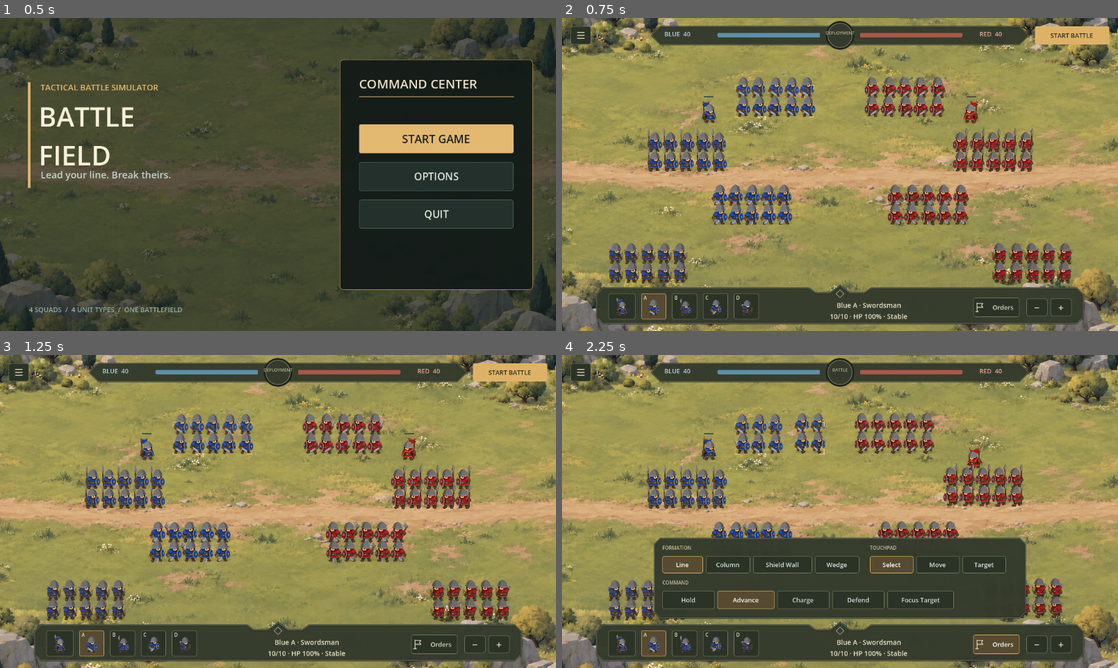
Above: before the commit, frames 1-4 (two rows, left to right).
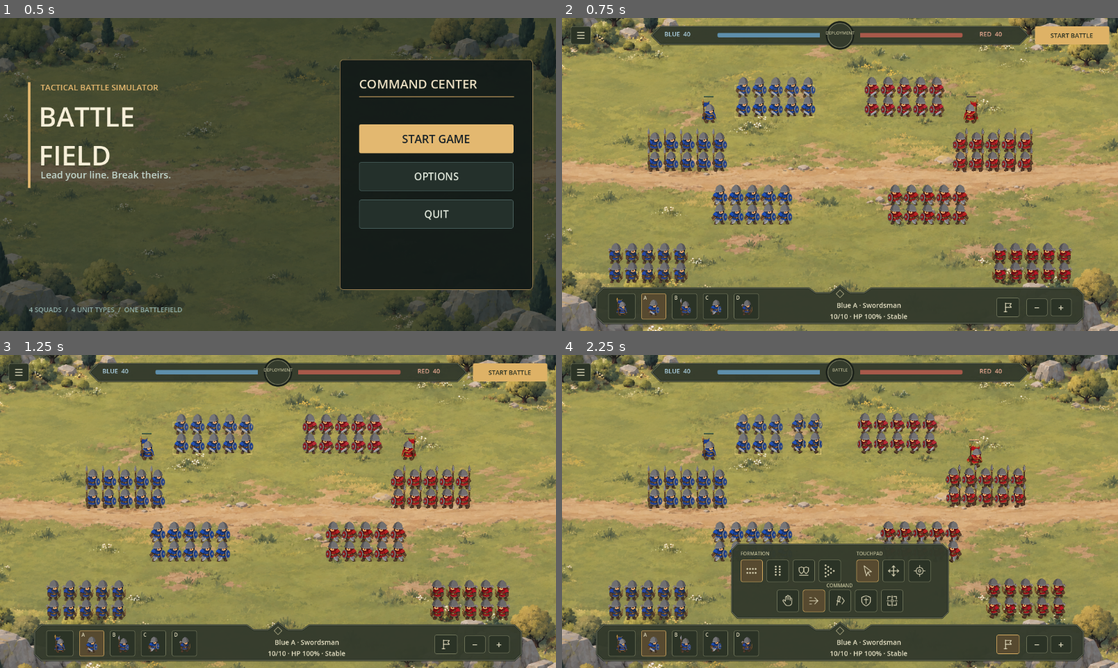
Above: after the commit, the same moments.

Repository: Pence420/RTS_GAME
Game: Godot game, scene res://scenes/main_menu.tscn
Same seed, same stepped clock (60 frames per second), same inputs: the game is played once before the commit and once after it.
Inputs (mouse positions are in pixels of both pictures, inside the frame that each line leads up to; where the layout moved, square brackets give the same spot in the first picture):
- Up to frame 1 (0.5 s): no input
- Up to frame 2 (0.75 s): click "START GAME" at 0.5 s
- Up to frame 3 (1.25 s): no input
- Up to frame 4 (2.25 s): click (1006, 642) [995, 642] at 1.25 s; click "START BATTLE" at 2 s

Frame 1 is identical in both runs. In frame 2, 1.8% of the frame differs, in the area x 9-92%, y 18-96%; in frame 3, 3.1%; in frame 4, 17%, in the area x 8-91%, y 18-96%.

Commit message:
Calm unit idle motion and replace order labels with icons
Idle atlas poses shifted boots and weapons at five frames per second.
Hold the clean pose and apply subtle breathing around a fixed boot anchor.
Drive walking and facing from velocity, vary cadence with movement speed,
accelerate from rest, and cap the final step to prevent destination jitter.

Let explicit moves disengage from combat, cancel stale attack visuals,
continue cooldowns while moving, and retain valid targets to avoid chase
reversals when enemy distances change slightly.

Replace formation, command, and pointer labels with 12 distinct native
SVG icons, named tooltips, and 46-pixel click targets in a compact tray.

Validation: 20 Godot smoke/stress tests passed, including idle anchor,
10 Hz arrival, disengagement, target retention, and icon interaction.
Inspected idle, walking, arrival, and icon tray renders at laptop and large
window sizes.

Diff:
--- /dev/null
+++ b/strategy-game/assets/ui/orders/advance.svg
@@ -0,0 +1 @@
+<svg xmlns="http://www.w3.org/2000/svg" width="32" height="32" viewBox="0 0 32 32"><g fill="none" stroke="#ded8b9" stroke-width="1.8" stroke-linecap="round" stroke-linejoin="round"><path d="M5 16h21m-8-8 8 8-8 8M5 8h5M5 24h5"/></g></svg>
--- /dev/null
+++ b/strategy-game/assets/ui/orders/charge.svg
@@ -0,0 +1 @@
+<svg xmlns="http://www.w3.org/2000/svg" width="32" height="32" viewBox="0 0 32 32"><g fill="none" stroke="#ded8b9" stroke-width="1.8" stroke-linecap="round" stroke-linejoin="round"><path d="m12 4 5 2-3 12-4-1zM8 16l9 3m-7-1-2 9M21 8l6 8-6 8"/></g></svg>
--- /dev/null
+++ b/strategy-game/assets/ui/orders/column.svg
@@ -0,0 +1 @@
+<svg xmlns="http://www.w3.org/2000/svg" width="32" height="32" viewBox="0 0 32 32"><g fill="none" stroke="#ded8b9" stroke-width="1.8" stroke-linecap="round" stroke-linejoin="round"><g fill="#ded8b9" stroke="none"><circle cx="11" cy="5" r="2.2"/><circle cx="21" cy="5" r="2.2"/><circle cx="11" cy="12" r="2.2"/><circle cx="21" cy="12" r="2.2"/><circle cx="11" cy="19" r="2.2"/><circle cx="21" cy="19" r="2.2"/><circle cx="11" cy="26" r="2.2"/><circle cx="21" cy="26" r="2.2"/></g></g></svg>
--- /dev/null
+++ b/strategy-game/assets/ui/orders/defend.svg
@@ -0,0 +1 @@
+<svg xmlns="http://www.w3.org/2000/svg" width="32" height="32" viewBox="0 0 32 32"><g fill="none" stroke="#ded8b9" stroke-width="1.8" stroke-linecap="round" stroke-linejoin="round"><path d="m16 3 11 4v9c0 6-5 10-11 13C10 26 5 22 5 16V7zM16 8v15M11 13h10"/></g></svg>
--- /dev/null
+++ b/strategy-game/assets/ui/orders/focus.svg
@@ -0,0 +1 @@
+<svg xmlns="http://www.w3.org/2000/svg" width="32" height="32" viewBox="0 0 32 32"><g fill="none" stroke="#ded8b9" stroke-width="1.8" stroke-linecap="round" stroke-linejoin="round"><path d="M5 12V5h7m8 0h7v7m0 8v7h-7m-8 0H5v-7M3 16h7m12 0h7M16 3v7m0 12v7"/><circle cx="16" cy="16" r="3"/></g></svg>
--- /dev/null
+++ b/strategy-game/assets/ui/orders/hold.svg
@@ -0,0 +1 @@
+<svg xmlns="http://www.w3.org/2000/svg" width="32" height="32" viewBox="0 0 32 32"><g fill="none" stroke="#ded8b9" stroke-width="1.8" stroke-linecap="round" stroke-linejoin="round"><path d="M10 15V7a2 2 0 0 1 4 0v6-9a2 2 0 0 1 4 0v9-7a2 2 0 0 1 4 0v9-4a2 2 0 0 1 4 0v9c0 5-3 8-8 8h-3c-3 0-5-2-7-5l-4-6a2 2 0 0 1 3-3l3 3z"/></g></svg>
--- /dev/null
+++ b/strategy-game/assets/ui/orders/line.svg
@@ -0,0 +1 @@
+<svg xmlns="http://www.w3.org/2000/svg" width="32" height="32" viewBox="0 0 32 32"><g fill="none" stroke="#ded8b9" stroke-width="1.8" stroke-linecap="round" stroke-linejoin="round"><g fill="#ded8b9" stroke="none"><circle cx="5" cy="11" r="2.2"/><circle cx="12" cy="11" r="2.2"/><circle cx="19" cy="11" r="2.2"/><circle cx="26" cy="11" r="2.2"/><circle cx="5" cy="21" r="2.2"/><circle cx="12" cy="21" r="2.2"/><circle cx="19" cy="21" r="2.2"/><circle cx="26" cy="21" r="2.2"/></g></g></svg>
--- /dev/null
+++ b/strategy-game/assets/ui/orders/move.svg
@@ -0,0 +1 @@
+<svg xmlns="http://www.w3.org/2000/svg" width="32" height="32" viewBox="0 0 32 32"><g fill="none" stroke="#ded8b9" stroke-width="1.8" stroke-linecap="round" stroke-linejoin="round"><path d="M16 3v26M3 16h26m-17-9 4-4 4 4m-8 18 4 4 4-4M7 12l-4 4 4 4m18-8 4 4-4 4"/></g></svg>
--- /dev/null
+++ b/strategy-game/assets/ui/orders/select.svg
@@ -0,0 +1 @@
+<svg xmlns="http://www.w3.org/2000/svg" width="32" height="32" viewBox="0 0 32 32"><g fill="none" stroke="#ded8b9" stroke-width="1.8" stroke-linecap="round" stroke-linejoin="round"><path d="m7 3 19 15-9 1-4 10zM17 20l5 8"/></g></svg>
--- /dev/null
+++ b/strategy-game/assets/ui/orders/shield_wall.svg
@@ -0,0 +1 @@
+<svg xmlns="http://www.w3.org/2000/svg" width="32" height="32" viewBox="0 0 32 32"><g fill="none" stroke="#ded8b9" stroke-width="1.8" stroke-linecap="round" stroke-linejoin="round"><path d="m4 8 6-2 6 2v6c0 4-3 7-6 9-3-2-6-5-6-9zm12 0 6-2 6 2v6c0 4-3 7-6 9-3-2-6-5-6-9zM5 27h22"/></g></svg>
--- /dev/null
+++ b/strategy-game/assets/ui/orders/target.svg
@@ -0,0 +1 @@
+<svg xmlns="http://www.w3.org/2000/svg" width="32" height="32" viewBox="0 0 32 32"><g fill="none" stroke="#ded8b9" stroke-width="1.8" stroke-linecap="round" stroke-linejoin="round"><circle cx="16" cy="16" r="9"/><circle cx="16" cy="16" r="3"/><path d="M16 2v6m0 16v6M2 16h6m16 0h6"/></g></svg>
--- /dev/null
+++ b/strategy-game/assets/ui/orders/wedge.svg
@@ -0,0 +1 @@
+<svg xmlns="http://www.w3.org/2000/svg" width="32" height="32" viewBox="0 0 32 32"><g fill="none" stroke="#ded8b9" stroke-width="1.8" stroke-linecap="round" stroke-linejoin="round"><g fill="#ded8b9" stroke="none"><circle cx="26" cy="16" r="2.2"/><circle cx="19" cy="11" r="2.2"/><circle cx="19" cy="21" r="2.2"/><circle cx="12" cy="6" r="2.2"/><circle cx="12" cy="16" r="2.2"/><circle cx="12" cy="26" r="2.2"/><circle cx="5" cy="2" r="2.2"/><circle cx="5" cy="11" r="2.2"/><circle cx="5" cy="21" r="2.2"/><circle cx="5" cy="30" r="2.2"/></g></g></svg>
--- a/strategy-game/scenes/battle.tscn
+++ b/strategy-game/scenes/battle.tscn
@@ -338,7 +338,7 @@
 anchor_right = 0.5
 anchor_top = 1.0
 anchor_bottom = 1.0
-offset_left = 276.0
+offset_left = 324.0
 offset_top = -69.0
 offset_right = 372.0
 offset_bottom = -29.0
@@ -351,9 +351,11 @@
 theme_override_styles/hover_pressed = SubResource("StyleBoxFlat_button_pressed")
 theme_override_styles/disabled = SubResource("StyleBoxFlat_button_disabled")
 toggle_mode = true
-text = "Orders"
+text = ""
 icon = ExtResource("8_orders_icon")
-tooltip_text = "Formations, combat orders, and touchpad actions"
+tooltip_text = "Orders · Formations, combat commands, and touchpad actions"
+
+icon_alignment = 1
 
 [node name="ZoomButtons" type="HBoxContainer" parent="CanvasLayer"]
 anchor_left = 0.5
@@ -397,9 +399,9 @@
 anchor_right = 0.5
 anchor_top = 1.0
 anchor_bottom = 1.0
-offset_left = -384.0
-offset_top = -268.0
-offset_right = 384.0
+offset_left = -224.0
+offset_top = -256.0
+offset_right = 224.0
 offset_bottom = -104.0
 visible = false
 script = ExtResource("6_frame")
@@ -410,10 +412,10 @@
 anchor_right = 0.5
 anchor_top = 1.0
 anchor_bottom = 1.0
-offset_left = -368.0
-offset_top = -256.0
-offset_right = 48.0
-offset_bottom = -238.0
+offset_left = -206.0
+offset_top = -244.0
+offset_right = 2.0
+offset_bottom = -228.0
 mouse_filter = 2
 theme_override_colors/font_color = Color(0.76, 0.75, 0.6, 1)
 theme_override_font_sizes/font_size = 10
@@ -424,10 +426,10 @@
 anchor_right = 0.5
 anchor_top = 1.0
 anchor_bottom = 1.0
-offset_left = 62.0
-offset_top = -256.0
-offset_right = 368.0
-offset_bottom = -238.0
+offset_left = 34.0
+offset_top = -244.0
+offset_right = 206.0
+offset_bottom = -228.0
 mouse_filter = 2
 theme_override_colors/font_color = Color(0.76, 0.75, 0.6, 1)
 theme_override_font_sizes/font_size = 10
@@ -438,25 +440,27 @@
 anchor_right = 0.5
 anchor_top = 1.0
 anchor_bottom = 1.0
-offset_left = -368.0
-offset_top = -184.0
-offset_right = 368.0
+offset_left = -206.0
+offset_top = -178.0
+offset_right = 206.0
 offset_bottom = -166.0
 mouse_filter = 2
 theme_override_colors/font_color = Color(0.76, 0.75, 0.6, 1)
 theme_override_font_sizes/font_size = 10
 text = "COMMAND"
 
+horizontal_alignment = 1
+
 [node name="FormationButtons" type="HBoxContainer" parent="CanvasLayer"]
 anchor_left = 0.5
 anchor_right = 0.5
 anchor_top = 1.0
 anchor_bottom = 1.0
-offset_left = -368.0
-offset_top = -232.0
-offset_right = 48.0
-offset_bottom = -196.0
-theme_override_constants/separation = 6
+offset_left = -206.0
+offset_top = -224.0
+offset_right = 2.0
+offset_bottom = -178.0
+theme_override_constants/separation = 8
 
 [node name="Line" type="Button" parent="CanvasLayer/FormationButtons"]
 custom_minimum_size = Vector2(84, 36)
@@ -515,11 +519,11 @@
 anchor_right = 0.5
 anchor_top = 1.0
 anchor_bottom = 1.0
-offset_left = 62.0
-offset_top = -232.0
-offset_right = 368.0
-offset_bottom = -196.0
-theme_override_constants/separation = 6
+offset_left = 34.0
+offset_top = -224.0
+offset_right = 188.0
+offset_bottom = -178.0
+theme_override_constants/separation = 8
 
 [node name="Select" type="Button" parent="CanvasLayer/PointerButtons"]
 custom_minimum_size = Vector2(90, 36)
@@ -568,11 +572,11 @@
 anchor_right = 0.5
 anchor_top = 1.0
 anchor_bottom = 1.0
-offset_left = -368.0
-offset_top = -160.0
-offset_right = 368.0
-offset_bottom = -122.0
-theme_override_constants/separation = 6
+offset_left = -131.0
+offset_top = -162.0
+offset_right = 131.0
+offset_bottom = -116.0
+theme_override_constants/separation = 8
 
 [node name="Hold" type="Button" parent="CanvasLayer/CommandButtons"]
 custom_minimum_size = Vector2(108, 38)
--- a/strategy-game/scripts/battle_hud.gd
+++ b/strategy-game/scripts/battle_hud.gd
@@ -5,6 +5,20 @@
 
 const VISUALS = preload("res://scripts/unit_visuals.gd")
 const TRAY_NODES := ["OrdersPanel", "FormationTitle", "FormationButtons", "CommandTitle", "CommandButtons", "PointerTitle", "PointerButtons"]
+const ORDER_ICONS := {
+	"FormationButtons/Line": ["line", "Line · Balanced two-rank formation"],
+	"FormationButtons/Column": ["column", "Column · Narrow formation, five ranks"],
+	"FormationButtons/ShieldWall": ["shield_wall", "Shield Wall · Less damage taken, slower movement"],
+	"FormationButtons/Wedge": ["wedge", "Wedge · More attack damage, less protection"],
+	"CommandButtons/Hold": ["hold", "Hold · Stand ground and attack enemies in reach"],
+	"CommandButtons/Advance": ["advance", "Advance · Seek and fight nearby enemies"],
+	"CommandButtons/Charge": ["charge", "Charge · Rush an enemy with a brief attack bonus"],
+	"CommandButtons/Defend": ["defend", "Defend · Stand ground with extra protection"],
+	"CommandButtons/FocusTarget": ["focus", "Focus Target · Click a red squad to concentrate attacks"],
+	"PointerButtons/Select": ["select", "Select · Click a blue squad; hold and drag it to move"],
+	"PointerButtons/Move": ["move", "Move · Click a destination for the selected squad or General"],
+	"PointerButtons/Target": ["target", "Target · Click a red squad to choose an enemy"],
+}
 
 var squads: Dictionary = {}
 var general: BattleUnit
@@ -13,6 +27,15 @@
 
 
 func _ready() -> void:
+	for path in ORDER_ICONS:
+		var button: Button = get_node(path)
+		button.text = ""
+		button.icon = load("res://assets/ui/orders/%s.svg" % ORDER_ICONS[path][0])
+		button.tooltip_text = ORDER_ICONS[path][1]
+		button.icon_alignment = HORIZONTAL_ALIGNMENT_CENTER
+		button.expand_icon = true
+		button.add_theme_constant_override("icon_max_width", 26)
+		button.custom_minimum_size = Vector2(46, 46)
 	$OrdersToggle.pressed.connect(_toggle_orders)
 	$GeneralSlot.pressed.connect(func(): general_chosen.emit())
 	for letter in ["A", "B", "C", "D"]:
--- a/strategy-game/scripts/squad.gd
+++ b/strategy-game/scripts/squad.gd
@@ -42,7 +42,7 @@
 		var unit := UNIT_SCENE.instantiate() as BattleUnit
 		var slot := _slot_for(index)
 		unit.team = team
-		unit.idle_phase = index % 3
+		unit.idle_phase = index
 		unit.configure_type(unit_type)
 		unit.position = slot
 		add_child(unit)
--- a/strategy-game/scripts/unit.gd
+++ b/strategy-game/scripts/unit.gd
@@ -6,7 +6,7 @@
 signal escaped(unit: BattleUnit)
 
 const MOVE_SPEED := 145.0
-const ARRIVAL_DISTANCE := 3.0
+const ARRIVAL_DISTANCE := 0.15
 const DETECTION_RANGE := 230.0
 const ATTACK_RANGE := 27.0
 const ATTACK_INTERVAL := 0.8
@@ -56,6 +56,9 @@
 var shot_trace_end := Vector2.ZERO
 var attack_fx_timer := 0.0
 var idle_phase := 0
+var visual_clock := 0.0
+var visual_base_scale := Vector2(0.18, 0.18)
+var idle_foot_y := 0.0
 
 @onready var visual_sprite: AnimatedSprite2D = $AnimatedSprite2D
 
@@ -103,6 +106,7 @@
 
 func _ready() -> void:
 	destination = global_position
+	visual_base_scale = visual_sprite.scale
 	add_to_group("team_%d" % team)
 	_configure_visuals()
 	queue_redraw()
@@ -114,7 +118,9 @@
 	visual_sprite.flip_h = team == 1
 	if visual_sprite.visible:
 		visual_sprite.play(&"idle")
-		visual_sprite.set_frame_and_progress(idle_phase, float(idle_phase) / 3.0)
+		visual_sprite.stop()
+		var frame := visual_sprite.sprite_frames.get_frame_texture(&"idle", 0)
+		idle_foot_y = (frame.get_image().get_used_rect().end.y - frame.get_height() / 2.0 - 85.0) * visual_base_scale.y
 
 
 func _process(delta: float) -> void:
@@ -132,6 +138,15 @@
 		queue_redraw()
 	visual_sprite.modulate = Color.WHITE.lerp(Color(1.0, 0.65, 0.58), hit_flash_timer / 0.18)
 	_update_visual_animation()
+	visual_clock += delta
+	visual_sprite.scale = visual_base_scale
+	visual_sprite.position = Vector2.ZERO
+	if visual_sprite.animation == &"idle":
+		# The atlas idle poses move equipment and boots too far for a calm stance.
+		# Breathe from one clean pose, compensating the scale at the boot anchor.
+		var breath := sin(visual_clock * 1.8 + idle_phase * 2.4) * 0.006
+		visual_sprite.scale.y = visual_base_scale.y * (1.0 + breath)
+		visual_sprite.position.y = -idle_foot_y * breath
 
 
 func _update_visual_animation() -> void:
@@ -140,16 +155,26 @@
 	var wanted: StringName = &"idle"
 	if attack_fx_timer > 0.0:
 		wanted = &"attack"
-	elif velocity.length_squared() > 25.0 or state == State.MOVING or state == State.CHASING or state == State.ROUTING:
+	elif velocity.length_squared() > 1.0:
 		wanted = &"walk"
+	if wanted == &"attack" and _target_is_valid():
+		var target_direction := current_target.global_position.x - global_position.x
+		if absf(target_direction) > 1.0:
+			visual_sprite.flip_h = target_direction < 0.0
+	elif absf(velocity.x) > 1.0:
+		visual_sprite.flip_h = velocity.x < 0.0
+	visual_sprite.speed_scale = clampf(velocity.length() / move_speed, 0.45, 1.5) if wanted == &"walk" else 1.0
 	# The attack drawings sit higher on their atlas rows; keep boots anchored.
 	var role_index := 4 if is_general else clampi(unit_type, 0, 3)
 	var attack_foot_shift: float = ATTACK_FOOT_SHIFTS[role_index]
 	visual_sprite.offset = Vector2(0, -85.0 + (attack_foot_shift if wanted == &"attack" else 0.0))
-	if visual_sprite.animation != wanted or (wanted != &"attack" and not visual_sprite.is_playing()):
+	if wanted == &"idle":
+		if visual_sprite.animation != wanted:
+			visual_sprite.play(wanted)
+		if visual_sprite.is_playing() or visual_sprite.frame != 0:
+			visual_sprite.stop()
+	elif visual_sprite.animation != wanted or (wanted == &"walk" and not visual_sprite.is_playing()):
 		visual_sprite.play(wanted)
-		if wanted == &"idle":
-			visual_sprite.set_frame_and_progress(idle_phase, float(idle_phase) / 3.0)
 
 
 func move_to(point: Vector2) -> void:
@@ -157,6 +182,7 @@
 		return
 	destination = point
 	manual_move = true
+	attack_fx_timer = 0.0
 
 
 func set_command(value: int) -> void:
@@ -255,22 +281,28 @@
 		velocity = escape_vector.normalized() * move_speed * 1.4
 		move_and_slide()
 		return
-	if not combat_enabled:
-		if manual_move:
-			state = State.MOVING
-			_move_toward(destination)
-			if global_position.distance_to(destination) <= ARRIVAL_DISTANCE:
-				manual_move = false
-		else:
-			state = State.HOLDING if command_mode == Command.HOLD or command_mode == Command.DEFEND else State.IDLE
-			velocity = Vector2.ZERO
-		move_and_slide()
-		return
 	attack_cooldown = maxf(0.0, attack_cooldown - delta)
 	charge_bonus_timer = maxf(0.0, charge_bonus_timer - delta)
+	if manual_move:
+		state = State.MOVING
+		_move_toward(destination, delta)
+		move_and_slide()
+		if global_position.distance_to(destination) <= ARRIVAL_DISTANCE:
+			global_position = destination
+			manual_move = false
+			velocity = Vector2.ZERO
+			state = State.HOLDING if command_mode == Command.HOLD or command_mode == Command.DEFEND else State.IDLE
+		# A player's move takes priority over autonomous attacks and retreat.
+		return
+	if not combat_enabled:
+		state = State.HOLDING if command_mode == Command.HOLD or command_mode == Command.DEFEND else State.IDLE
+		velocity = Vector2.ZERO
+		move_and_slide()
+		return
 	target_scan_timer -= delta
-	if target_scan_timer <= 0.0:
-		current_target = _find_nearest_enemy()
+	if target_scan_timer <= 0.0 or (current_target != null and not _target_is_valid()):
+		if not _can_keep_target():
+			current_target = _find_nearest_enemy()
 		target_scan_timer = 0.25
 
 	var threat := _nearby_melee_threat() if unit_type == UnitType.ARCHER and not manual_move and command_mode != Command.HOLD and command_mode != Command.DEFEND else null
@@ -290,27 +322,29 @@
 			current_target.receive_damage(calculate_damage_against(current_target))
 			attack_cooldown = attack_interval
 		if threat != null:
-			_retreat_from(threat)
+			_retreat_from(threat, delta)
 	elif threat != null:
 		state = State.CHASING
-		_retreat_from(threat)
-	elif manual_move:
-		state = State.MOVING
-		_move_toward(destination)
-		if global_position.distance_to(destination) <= ARRIVAL_DISTANCE:
-			manual_move = false
+		_retreat_from(threat, delta)
 	elif _target_is_valid() and command_mode != Command.HOLD and command_mode != Command.DEFEND:
 		state = State.CHASING
-		_move_toward(current_target.global_position)
+		_move_toward(current_target.global_position, delta)
 	else:
 		state = State.HOLDING if command_mode == Command.HOLD or command_mode == Command.DEFEND else State.IDLE
 		velocity = Vector2.ZERO
 	move_and_slide()
 
 
-func _move_toward(point: Vector2) -> void:
+func _move_toward(point: Vector2, delta: float) -> void:
 	var offset := point - global_position
-	velocity = Vector2.ZERO if offset.length() <= ARRIVAL_DISTANCE else offset.normalized() * move_speed * formation_speed_multiplier * command_speed_multiplier
+	var distance := offset.length()
+	if distance <= ARRIVAL_DISTANCE:
+		velocity = Vector2.ZERO
+		return
+	var speed := move_speed * formation_speed_multiplier * command_speed_multiplier
+	var accelerating_speed := move_toward(velocity.length(), speed, move_speed * 8.0 * delta)
+	# Limit the final step to the remaining distance, including on slow frames.
+	velocity = offset / distance * minf(accelerating_speed, distance / maxf(delta, 0.0001))
 
 
 func _nearby_melee_threat() -> BattleUnit:
@@ -327,17 +361,26 @@
 	return closest
 
 
-func _retreat_from(enemy: BattleUnit) -> void:
+func _retreat_from(enemy: BattleUnit, delta: float) -> void:
 	var direction := (global_position - enemy.global_position).normalized()
 	if direction == Vector2.ZERO:
 		direction = Vector2.LEFT if team == 0 else Vector2.RIGHT
 	var retreat_point := global_position + direction * 100.0
 	retreat_point = retreat_point.clamp(FIELD_BOUNDS.position, FIELD_BOUNDS.end)
-	_move_toward(retreat_point)
+	_move_toward(retreat_point, delta)
 
 
 func _target_is_valid() -> bool:
 	return is_instance_valid(current_target) and current_target.is_alive() and not current_target.routing
+
+
+func _can_keep_target() -> bool:
+	if not _target_is_valid():
+		return false
+	if command_mode == Command.FOCUS_TARGET or (command_mode == Command.CHARGE and not focus_targets.is_empty()):
+		return focus_targets.has(current_target)
+	var range_limit := attack_range if command_mode == Command.HOLD or command_mode == Command.DEFEND else maxf(DETECTION_RANGE, attack_range) + 24.0
+	return global_position.distance_to(current_target.global_position) <= range_limit
 
 
 func _find_nearest_enemy() -> BattleUnit:
@@ -359,7 +402,7 @@
 
 
 func _draw() -> void:
-	var facing := 1.0 if team == 0 else -1.0
+	var facing := -1.0 if visual_sprite.flip_h else 1.0
 	# A soft ground shadow anchors the character sprite to the field.
 	draw_set_transform(Vector2(1, 10), 0.0, Vector2(1.35, 0.38))
 	draw_circle(Vector2.ZERO, 16.0, Color(0.13, 0.19, 0.12, 0.09))
--- /dev/null
+++ b/strategy-game/tests/orders_icon_smoke.gd
@@ -0,0 +1,44 @@
+extends SceneTree
+
+
+func _initialize() -> void:
+	call_deferred("_run")
+
+
+func _run() -> void:
+	root.size = Vector2i(1152, 648)
+	var battle: Node2D = load("res://scenes/battle.tscn").instantiate()
+	root.add_child(battle)
+	await process_frame
+	var toggle: Button = battle.get_node("CanvasLayer/OrdersToggle")
+	if toggle.icon == null or not toggle.text.is_empty():
+		_fail("Orders toggle still uses a text label instead of an icon")
+		return
+	toggle.emit_signal("pressed")
+	await process_frame
+	var tray: Control = battle.get_node("CanvasLayer/OrdersPanel")
+	var icons := {}
+	for group in ["FormationButtons", "CommandButtons", "PointerButtons"]:
+		for button in battle.get_node("CanvasLayer/" + group).get_children():
+			if button.icon == null or not button.text.is_empty() or button.tooltip_text.is_empty():
+				_fail("An icon order is missing its image or explanatory tooltip: " + button.name)
+				return
+			if button.size.x < 44.0 or button.size.y < 44.0 or not tray.get_global_rect().encloses(button.get_global_rect()):
+				_fail("An order icon has a small or clipped touchpad click target: " + button.name)
+				return
+			if icons.has(button.icon.resource_path):
+				_fail("Different actions share an ambiguous icon")
+				return
+			icons[button.icon.resource_path] = true
+	var squad: BattleSquad = battle.player_squads[0]
+	battle.get_node("CanvasLayer/CommandButtons/Hold").emit_signal("pressed")
+	if squad.command != BattleSquad.Command.HOLD:
+		_fail("Hold icon lost its command binding")
+		return
+	print("Order icons passed: 12 unique icons, tooltips, laptop click targets, and live command binding.")
+	quit()
+
+
+func _fail(message: String) -> void:
+	push_error(message)
+	quit(1)
--- /dev/null
+++ b/strategy-game/tests/unit_motion_smoke.gd
@@ -0,0 +1,84 @@
+extends SceneTree
+
+
+func _initialize() -> void:
+	call_deferred("_run")
+
+
+func _run() -> void:
+	var scene: PackedScene = load("res://scenes/unit.tscn")
+	var actor := scene.instantiate() as BattleUnit
+	actor.position = Vector2(500, 450)
+	root.add_child(actor)
+	var sprite := actor.visual_sprite
+	var ready_pose := sprite.sprite_frames.get_frame_texture(&"idle", 0)
+	var local_boot := Vector2(0, ready_pose.get_image().get_used_rect().end.y - ready_pose.get_height() / 2.0 - 85.0)
+	var boot_y := (sprite.global_transform * local_boot).y
+	for frame in range(30):
+		await physics_frame
+		if actor.global_position != Vector2(500, 450):
+			_fail("Stationary soldier drifted in world space")
+			return
+		if sprite.sprite_frames.get_frame_texture(sprite.animation, sprite.frame) != ready_pose:
+			_fail("Idle soldier jumps between different leg/weapon silhouettes while standing still")
+			return
+		if absf((sprite.global_transform * local_boot).y - boot_y) > 0.2:
+			_fail("Idle breathing lifts the soldier's boots off the ground")
+			return
+	actor.state = BattleUnit.State.CHASING
+	actor.velocity = Vector2.ZERO
+	actor.call("_update_visual_animation")
+	if sprite.animation != &"idle":
+		_fail("Stationary chase state plays a walk animation")
+		return
+	var enemy := scene.instantiate() as BattleUnit
+	enemy.team = 1
+	enemy.position = actor.position + Vector2(20, 0)
+	root.add_child(enemy)
+	actor.combat_enabled = true
+	actor.current_target = enemy
+	actor.attack_fx_timer = 0.18
+	actor.attack_cooldown = 0.5
+	actor.move_to(actor.position + Vector2(-100, 0))
+	var initial_x := actor.position.x
+	var enemy_hp := enemy.current_hp
+	await physics_frame
+	await physics_frame
+	if actor.position.x >= initial_x or enemy.current_hp != enemy_hp:
+		_fail("An explicit move cannot disengage from an enemy in attack range")
+		return
+	actor.call("_update_visual_animation")
+	if not sprite.flip_h or sprite.animation != &"walk" or actor.attack_cooldown >= 0.5:
+		_fail("Moving left did not turn the soldier or play walking")
+		return
+	actor.combat_enabled = false
+	actor.position = Vector2(500, 450)
+	var normal_tick_rate := Engine.physics_ticks_per_second
+	Engine.physics_ticks_per_second = 10
+	actor.move_to(Vector2(505, 450))
+	await physics_frame
+	await physics_frame
+	Engine.physics_ticks_per_second = normal_tick_rate
+	if actor.position.distance_to(Vector2(505, 450)) > 0.15 or actor.manual_move or actor.velocity != Vector2.ZERO:
+		_fail("A slow frame overshoots a short move or leaves stale moving state")
+		return
+	actor.combat_enabled = true
+	actor.set_command(BattleUnit.Command.ADVANCE)
+	enemy.position = actor.position + Vector2(150, 0)
+	var other := scene.instantiate() as BattleUnit
+	other.team = 1
+	other.position = actor.position + Vector2(140, 0)
+	root.add_child(other)
+	actor.current_target = enemy
+	actor.target_scan_timer = 0.0
+	actor._physics_process(1.0 / 60.0)
+	if actor.current_target != enemy:
+		_fail("A small enemy distance change switches a valid target and jitters the chase")
+		return
+	print("Unit motion passed: calm idle, stationary animation, responsive disengage, facing, exact arrival, and stable target.")
+	quit()
+
+
+func _fail(message: String) -> void:
+	push_error(message)
+	quit(1)
Not shown, added: strategy-game/assets/ui/orders/advance.svg.import
Not shown, added: strategy-game/assets/ui/orders/charge.svg.import
Not shown, added: strategy-game/assets/ui/orders/column.svg.import
Not shown, added: strategy-game/assets/ui/orders/defend.svg.import
Not shown, added: strategy-game/assets/ui/orders/focus.svg.import
Not shown, added: strategy-game/assets/ui/orders/hold.svg.import
Not shown, added: strategy-game/assets/ui/orders/line.svg.import
Not shown, added: strategy-game/assets/ui/orders/move.svg.import
Not shown, added: strategy-game/assets/ui/orders/select.svg.import
Not shown, added: strategy-game/assets/ui/orders/shield_wall.svg.import
Not shown, added: strategy-game/assets/ui/orders/target.svg.import
Not shown, added: strategy-game/assets/ui/orders/wedge.svg.import
(and 3 more such lines)
